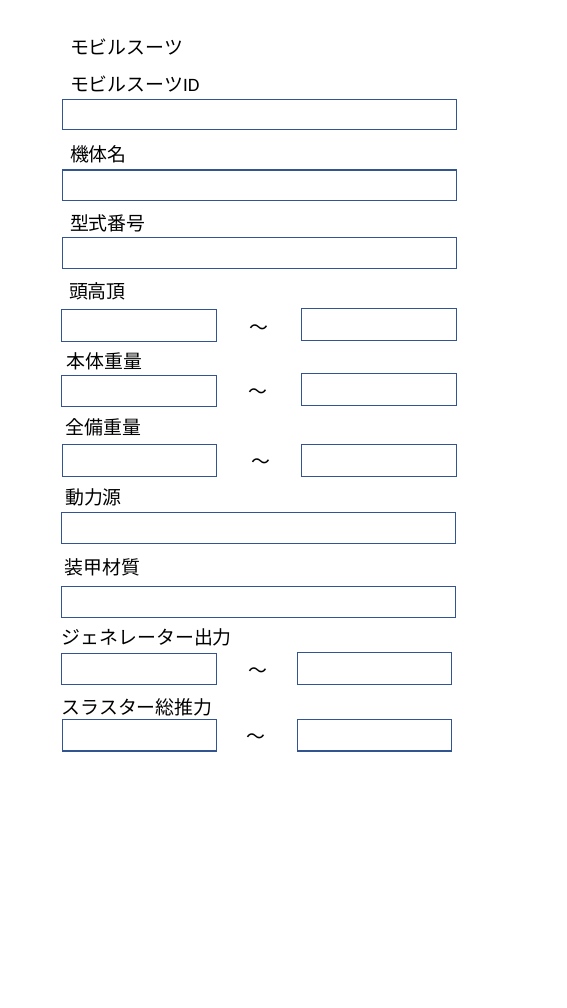
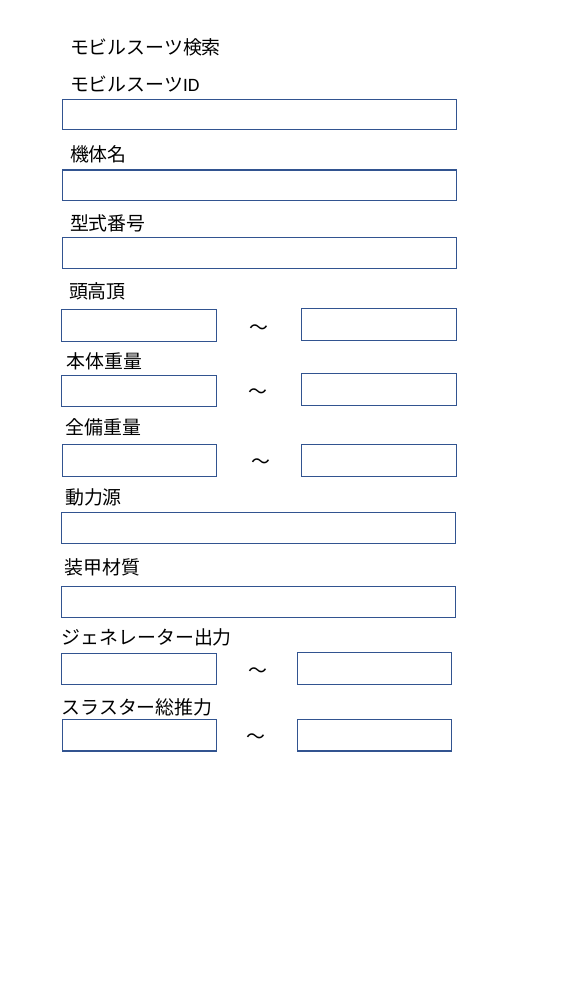
Before and after one commit to kohei-miyadai07/MobileSuitDatabase, a slide deck: slide 1 of MobileSuitDatabase/docs/画面レイアウト/モビルスーツ検索画面.pptx. Drawn at 567x1008 pixels with LibreOffice and Linux fonts; fonts in the diff are those of the drawing. Boxes give left, top, right and bottom in pixels: in the first picture for what was removed or moved away, otherwise in the second. Text is boxed around its words. In the diff, an @@ line names an element or a change of style, - is before the commit and + after.

Commit message:
feat: テスト2
refs 001

```diff
--- a/MobileSuitDatabase/docs/画面レイアウト/モビルスーツ検索画面.pptx
+++ b/MobileSuitDatabase/docs/画面レイアウト/モビルスーツ検索画面.pptx
@@ text at bbox=[70, 38, 221, 56]: text changed @@
-モビルスーツ
+モビルスーツ検索
```
